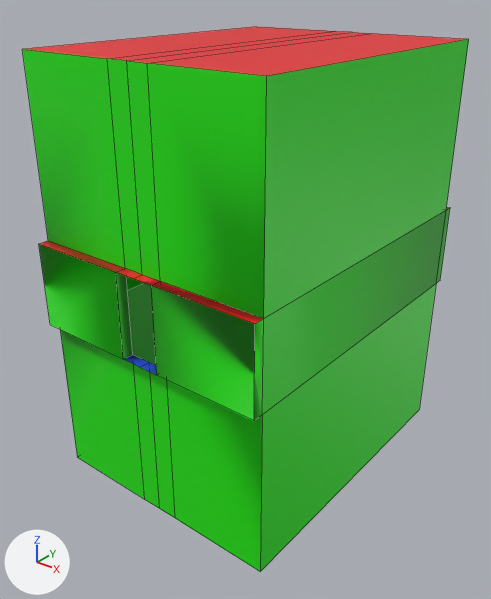
An edit to the FBX model SferoTestVR/Assets/Art/Models/Rooms/Tall & Deep/3x4_Room_Deep_and_Tall.fbx, drawn before and after from the same camera.
Camera for both pictures: a 50 mm lens placed at (588.0, -64.3, 29.6), pointed at (551.0, -18.0, 0.9). The lights are fixed; the arrows at lower left show +X, +Y and +Z. Mesh edges are drawn as thin lines. Where no turn or scale is listed for an object, it has been applied to the vertices.

In view in the first picture: '3x4 Room Deep and Tall'.
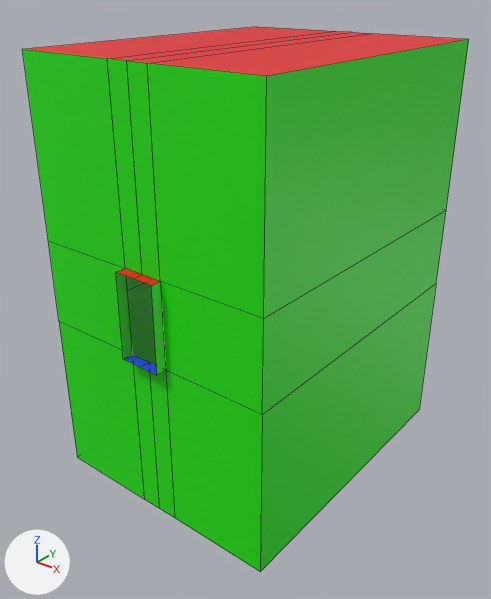
Where the change shows, as pixel boxes (x1, y1, x2, y2) in the pictures (491 x 599 px):
part 1 of me_cube_006, deleted: before (436, 207, 450, 283)
part 2 of me_cube_006, deleted (green): before (39, 241, 264, 421)

Diff of the bpy script that builds the scene:
```diff
--- a/SferoTestVR/Assets/Art/Models/Rooms/Tall & Deep/3x4_Room_Deep_and_Tall.fbx.py
+++ b/SferoTestVR/Assets/Art/Models/Rooms/Tall & Deep/3x4_Room_Deep_and_Tall.fbx.py
@@ me_cube_006 @@
 me_cube_006.from_pydata(...)  # 60 vertices, 62 faces; spans x -12.0..12.0, y -32.0..0.0, z -16.0..24.0
 # used by ob_3x4_room_deep_and_tall; location = (551.0, 0.0, 0.0)
 # verts and faces of me_cube_006; kept vertices keep their numbers, new ones are numbered from 60
 # before: 0 (12.0, 0.0, 0.0) at pixel (440, 280), 1 (12.0, 0.0, 8.0) at pixel (450, 207), 8 (2.0, 0.0, 0.0), 11 (2.0, 0.0, 8.0), 13 (12.0, -1.0, 0.0) at pixel (436, 283)
 # before: 14 (12.0, -1.0, 8.0) at pixel (446, 210), 19 (2.0, -1.0, 8.0), 21 (2.0, -1.0, 0.0), 36 (-12.0, 0.0, 0.0), 37 (-12.0, 0.0, 8.0)
 # before: 42 (-2.0, 0.0, 0.0), 43 (-2.0, 0.0, 8.0), 45 (-12.0, -1.0, 0.0), 46 (-12.0, -1.0, 8.0), 49 (-2.0, -1.0, 8.0)
 # before: 51 (-2.0, -1.0, 0.0)
 # before: 2 (12.0, -32.0, 0.0) at pixel (254, 420), 3 (12.0, -32.0, 8.0) at pixel (254, 323), 5 (2.0, -32.0, 0.0) at pixel (156, 375), 6 (2.0, -32.0, 8.0) at pixel (151, 285), 12 (12.0, -31.0, 0.0) at pixel (262, 414)
 # before: 15 (12.0, -31.0, 8.0) at pixel (263, 318), 18 (2.0, -31.0, 8.0) at pixel (160, 281), 20 (2.0, -31.0, 0.0), 38 (-12.0, -32.0, 0.0) at pixel (50, 324), 39 (-12.0, -32.0, 8.0) at pixel (38, 243)
 # before: 40 (-2.0, -32.0, 0.0) at pixel (123, 359), 41 (-2.0, -32.0, 8.0) at pixel (115, 272), 44 (-12.0, -31.0, 0.0), 47 (-12.0, -31.0, 8.0) at pixel (48, 240), 48 (-2.0, -31.0, 8.0) at pixel (125, 268)
 # before: 50 (-2.0, -31.0, 0.0) at pixel (132, 354)
+# me_cube_006 part 1
+delete_vertices([0, 1, 36, 37])  # with the faces that use them
+# me_cube_006 part 2
+delete_vertices([2, 3, 38, 39])  # with the faces that use them
 me_cube_006.materials.append(mat_floor)
```
